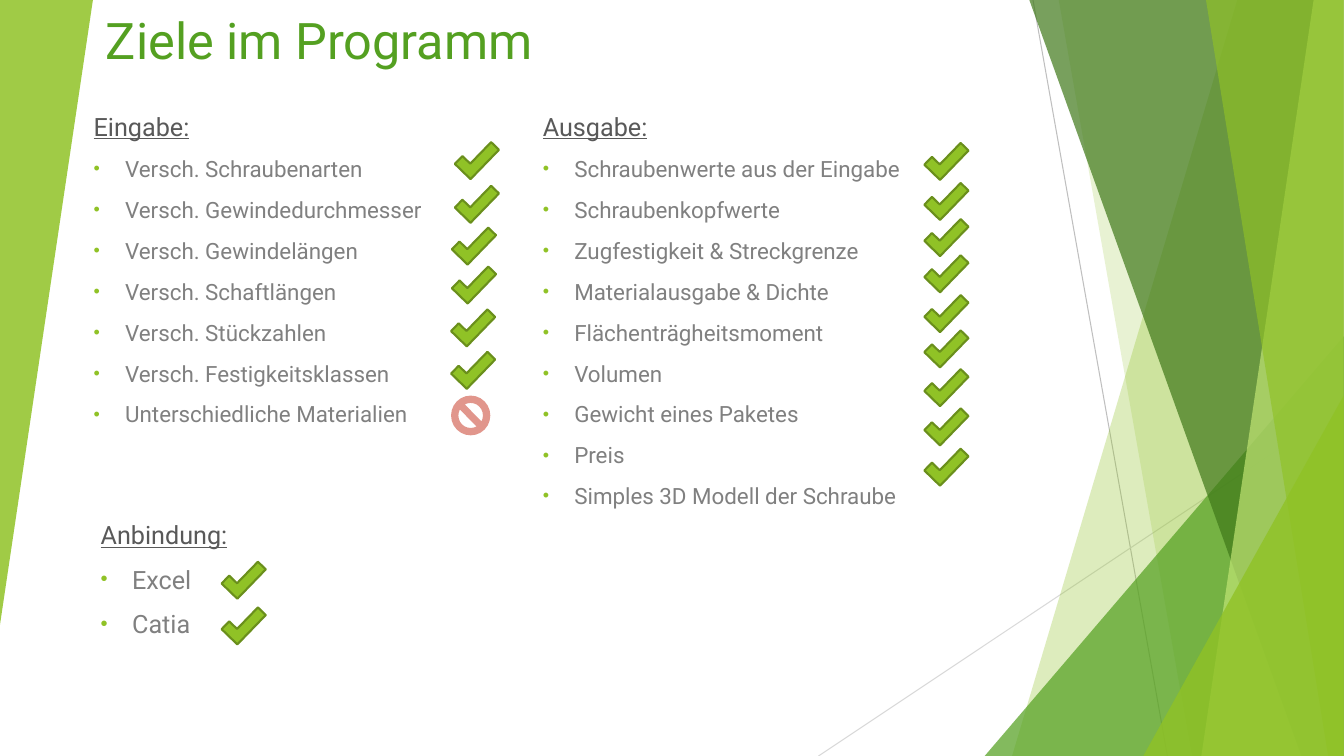
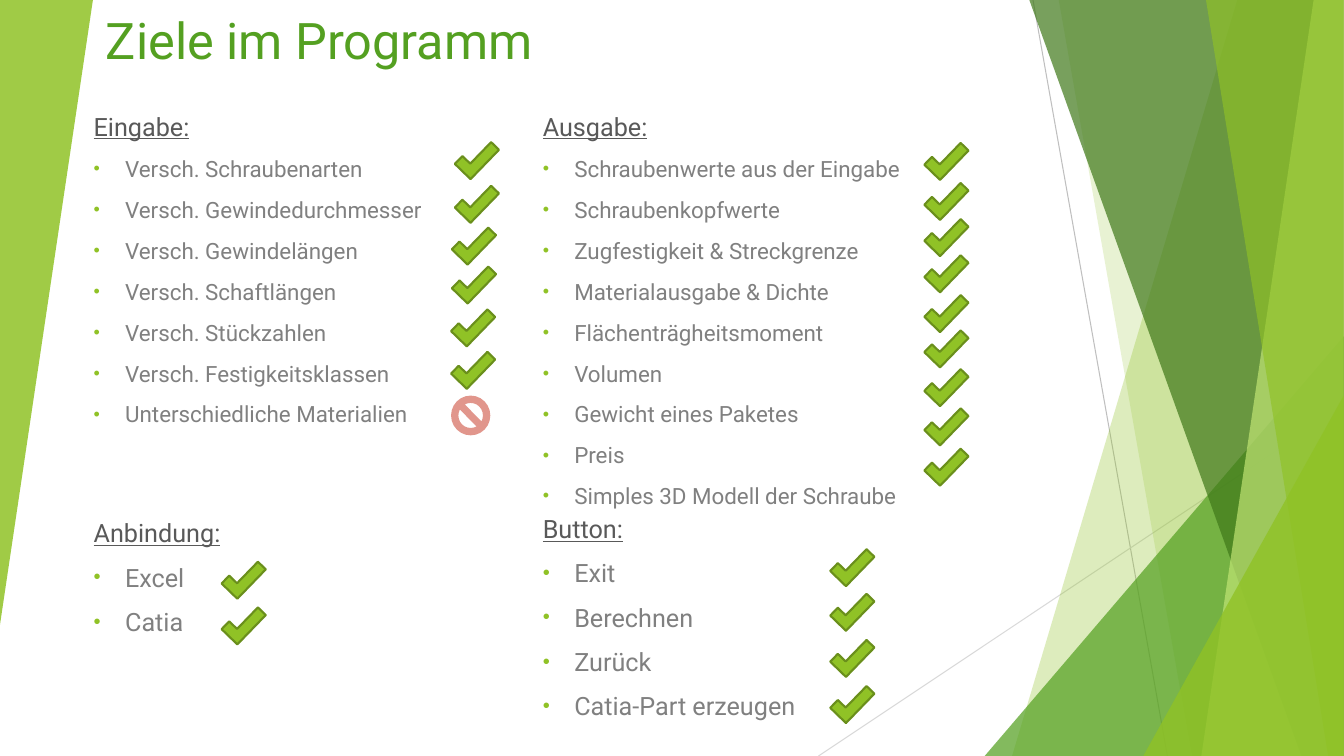
Before and after one commit to baetjer/HSP_GruppeF_Sprint1, a slide deck: slide 2 of Sprint 3/Abgabe-Dateien/Sptrint 3 Präsentation.pptx. Drawn at 1344x756 pixels with LibreOffice and Linux fonts; fonts in the diff are those of the drawing. Boxes give left, top, right and bottom in pixels: in the first picture for what was removed or moved away, otherwise in the second. Text is boxed around its words. In the diff, an @@ line names an element or a change of style, - is before the commit and + after.

```diff
--- a/Sprint 3/Abgabe-Dateien/Sptrint 3 Präsentation.pptx
+++ b/Sprint 3/Abgabe-Dateien/Sptrint 3 Präsentation.pptx
@@ text "Anbindung:" moved from (x1=101, y1=525, x2=228, y2=633) to (x1=94, y1=523, x2=221, y2=631) @@
@@ text added at (x1=543, y1=520, x2=795, y2=720), 18 pt, text #808080 @@
+Button:
+• Exit
+• Berechnen
+• Zurück
+• Catia-Part erzeugen
@@ corner added at (x1=830, y1=542, x2=875, y2=587), fill #90C226, outline #6B901C 1.5 pt @@
@@ corner added at (x1=830, y1=586, x2=875, y2=632), fill #90C226, outline #6B901C 1.5 pt @@
@@ corner added at (x1=830, y1=633, x2=875, y2=678), fill #90C226, outline #6B901C 1.5 pt @@
@@ corner added at (x1=830, y1=678, x2=875, y2=723), fill #90C226, outline #6B901C 1.5 pt @@
```
